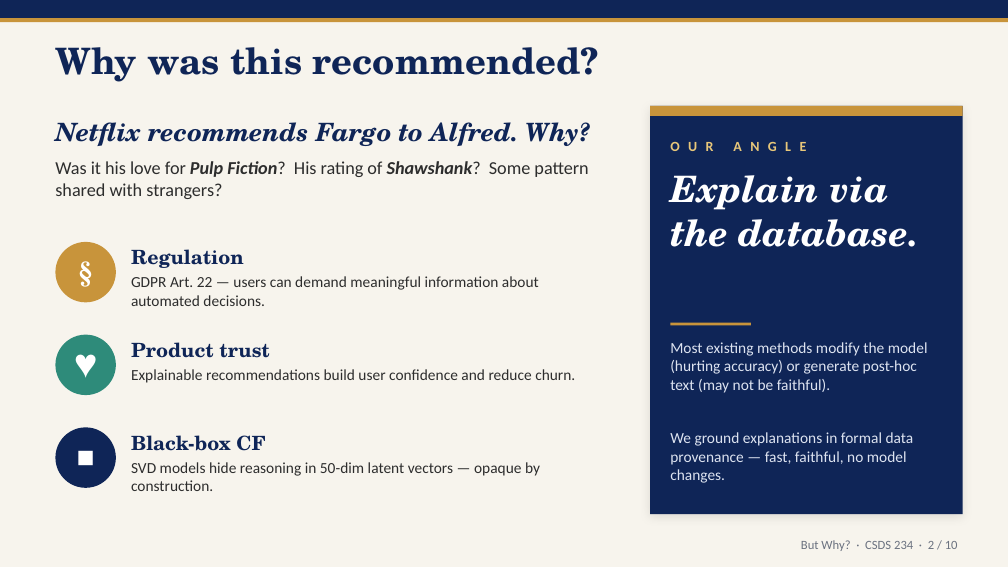
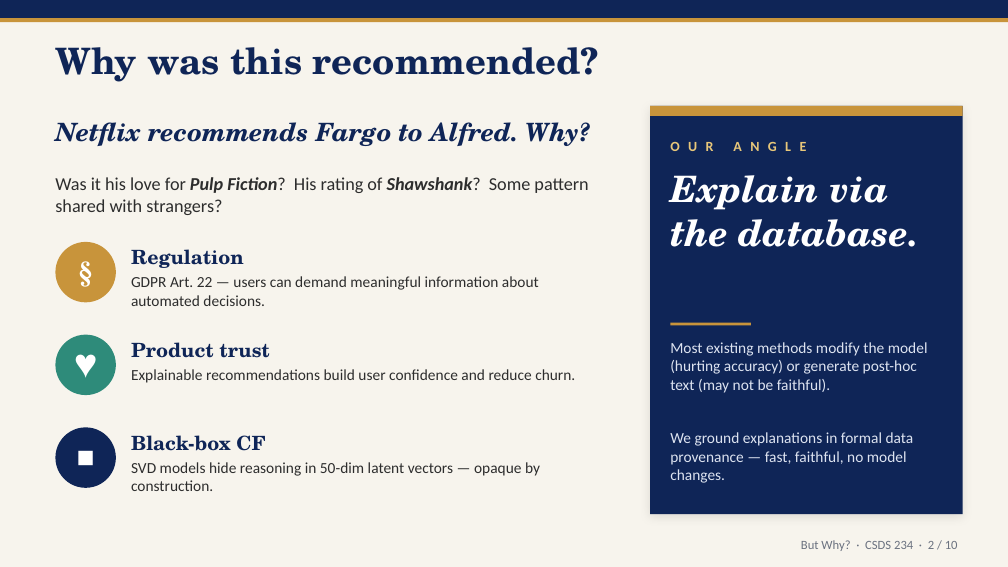
Before and after one commit to Alfred-Chen-04/csds234-final-project, a slide deck: slide 2 of CSDS234_Qianyi_slides.pptx. Drawn at 1008x567 pixels with LibreOffice and Linux fonts; fonts in the diff are those of the drawing. Boxes give left, top, right and bottom in pixels: in the first picture for what was removed or moved away, otherwise in the second. Text is boxed around its words. In the diff, an @@ line names an element or a change of style, - is before the commit and + after.

```diff
--- a/CSDS234_Qianyi_slides.pptx
+++ b/CSDS234_Qianyi_slides.pptx
@@ text "Was it his love for ...": place and size @@
-text "Was it his love for ..." at [55, 161, 588, 199]
+text "Was it his love for ..." at [55, 177, 588, 215]
```
Also in this commit, not shown: 1 other slide changed, 6 other files.
